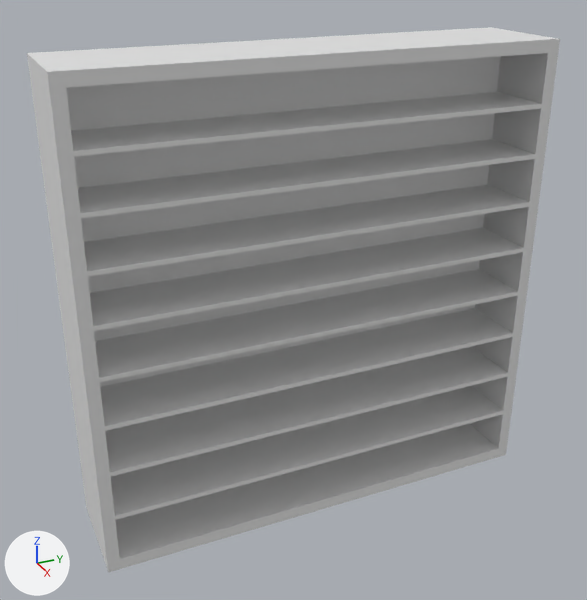
One commit to the glTF model Assets/Models/Props/Shelves/Shelf 2.glb: the scene before it, then after it.
Camera for both pictures: a 50 mm lens placed at (6.14, -2.9, 2.98), pointed at (0.02, -0.15, -0.08). Lighting does not change. The marker at lower left points along +X, +Y and +Z. The picture after the commit comes second. Vertices at exactly the same position are counted once.

In view in the first picture: 'Shelf2-col'.
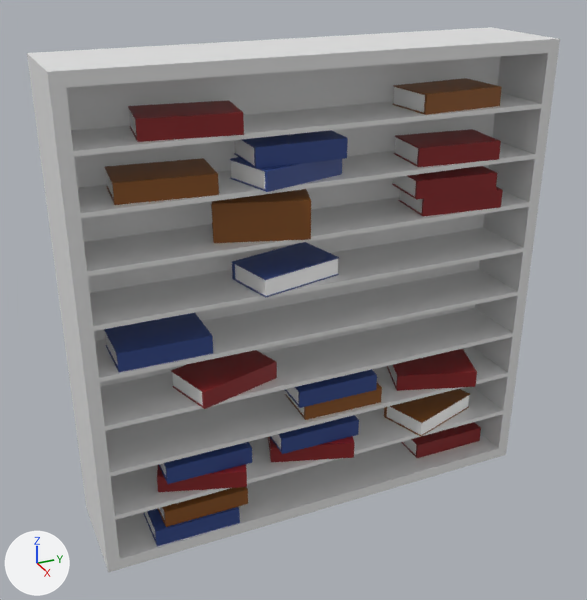
Changed parts and their boxes [x1, y1, x2, y2] in the pictures (587 x 600 px):
part 1 of me_cube_017, added
    after: [104, 78, 503, 546]

Patch to the scene script:
```diff
--- a/Assets/Models/Props/Shelves/Shelf 2.glb.py
+++ b/Assets/Models/Props/Shelves/Shelf 2.glb.py
@@ img_book_1 @@
+img_book_1 = load_image('Book 1', '_unpacked/Book_1', 1024, 1024, 'sRGB')
@@ mat_cover_2 @@
+mat_cover_2 = principled_material('Cover 2')
+mat_cover_2.base_color = (0.244, 0.0112, 0.0135)  # red #871b1f
@@ mat_cover @@
+mat_cover = principled_material('Cover')
+mat_cover.base_color = (0.245, 0.0797, 0.00965)  # brown #885019
@@ mat_cover_3 @@
+mat_cover_3 = principled_material('Cover 3')
+mat_cover_3.base_color = (0.0284, 0.0617, 0.244)  # blue #2f4687
@@ mat_shelf_book @@
+mat_shelf_book = principled_material('Shelf Book')
+mat_shelf_book.texture = img_book_1  # with its transparency
@@ me_cube_017 @@
 # used by ob_shelf2_col; location = (0.0, 0.0, 0.0)
-me_cube_017.from_pydata(...)  # 128 vertices, 252 faces; spans x -0.48..0.48, y -2.13..2.13, z -2.13..2.13
+me_cube_017.from_pydata(...)  # 700 vertices, 1308 faces; spans x -0.48..0.57, y -2.13..2.13, z -2.13..2.13
+# me_cube_017 part 1: 572 vertices added at x -0.2..0.57, y -1.86..1.92, z -2.02..1.75
 me_cube_017.materials.append(mat_prop)
+me_cube_017.materials.append(mat_shelf_book)  # picture img_book_1
+me_cube_017.materials.append(mat_cover)  # brown #885019
+me_cube_017.materials.append(mat_cover_2)  # red #871b1f
+me_cube_017.materials.append(mat_cover_3)  # blue #2f4687
```
